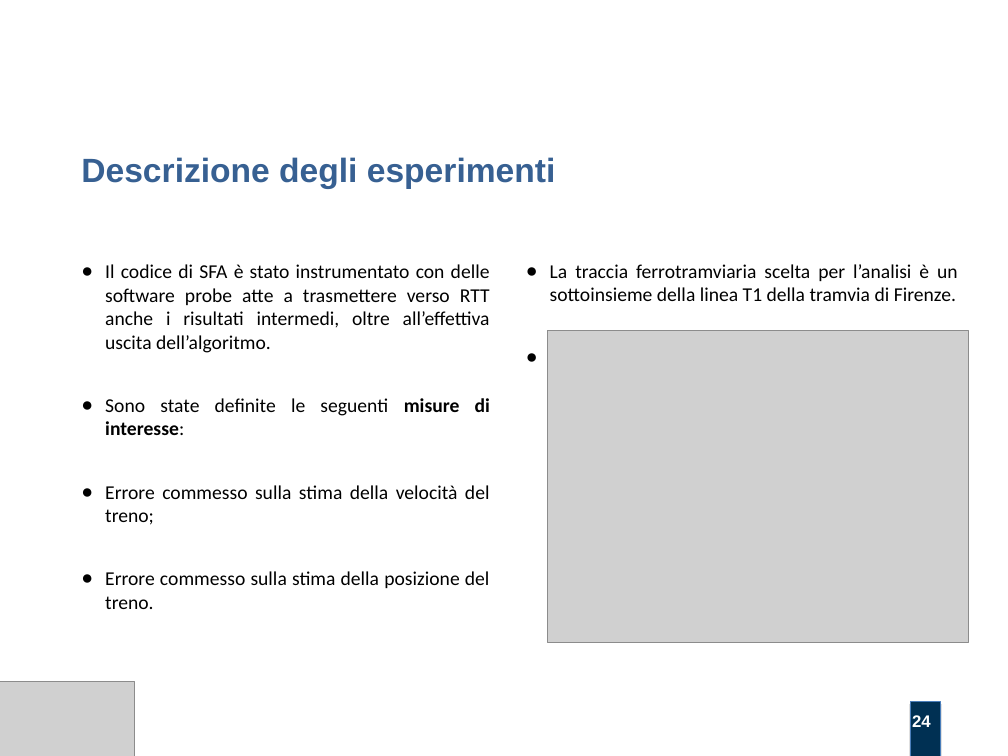
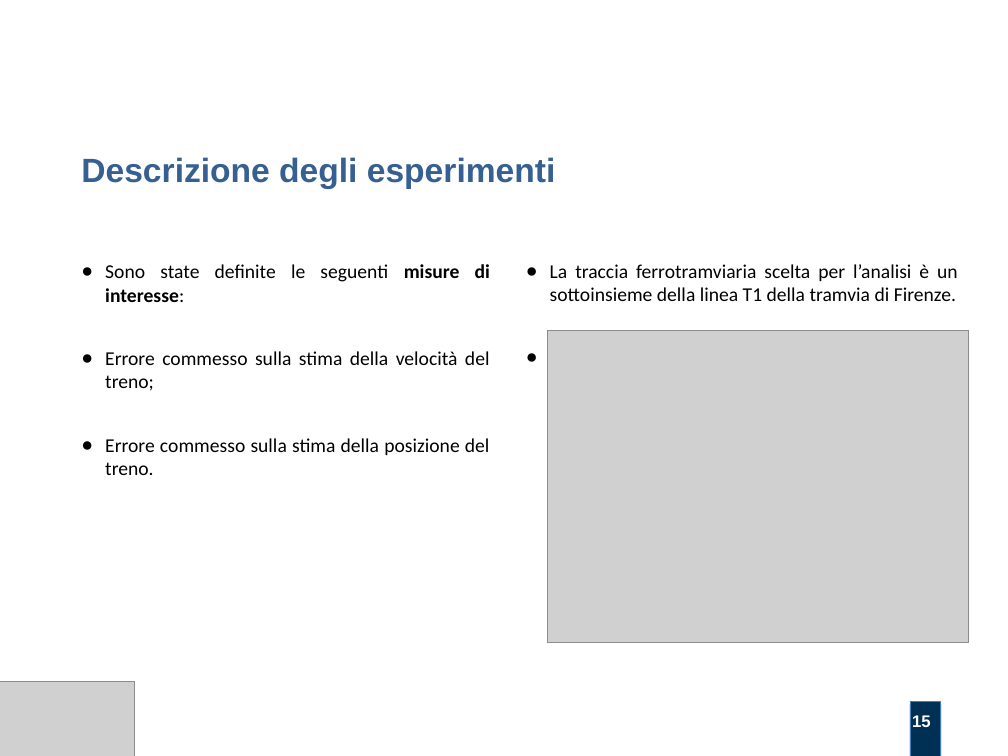
Before and after one commit to alexfoglia1/thesis, a slide deck: slide 15 of Slides/slides.odp (slide 24 before the commit). Drawn at 1008x756 pixels with LibreOffice and Linux fonts; fonts in the diff are those of the drawing; grey boxes stand for pictures; background and template pictures are left out. Boxes give left, top, right and bottom in pixels: in the first picture for what was removed or moved away, otherwise in the second. Text is boxed around its words. In the diff, an @@ line names an element or a change of style, - is before the commit and + after.

```diff
--- a/Slides/slides.odp
+++ b/Slides/slides.odp
@@ text at (x1=105, y1=264, x2=490, y2=353): paragraph removed @@
-● Il codice di SFA è stato instrumentato con delle software probe atte a trasmettere verso RTT anche i risultati intermedi, oltre all’effettiva uscita dell’algoritmo.
@@ page number at (x1=912, y1=715, x2=931, y2=727): text changed @@
-24
+15
```
Also in this commit, not shown: 7 other slides changed, 10 slides removed, 2 other files.
